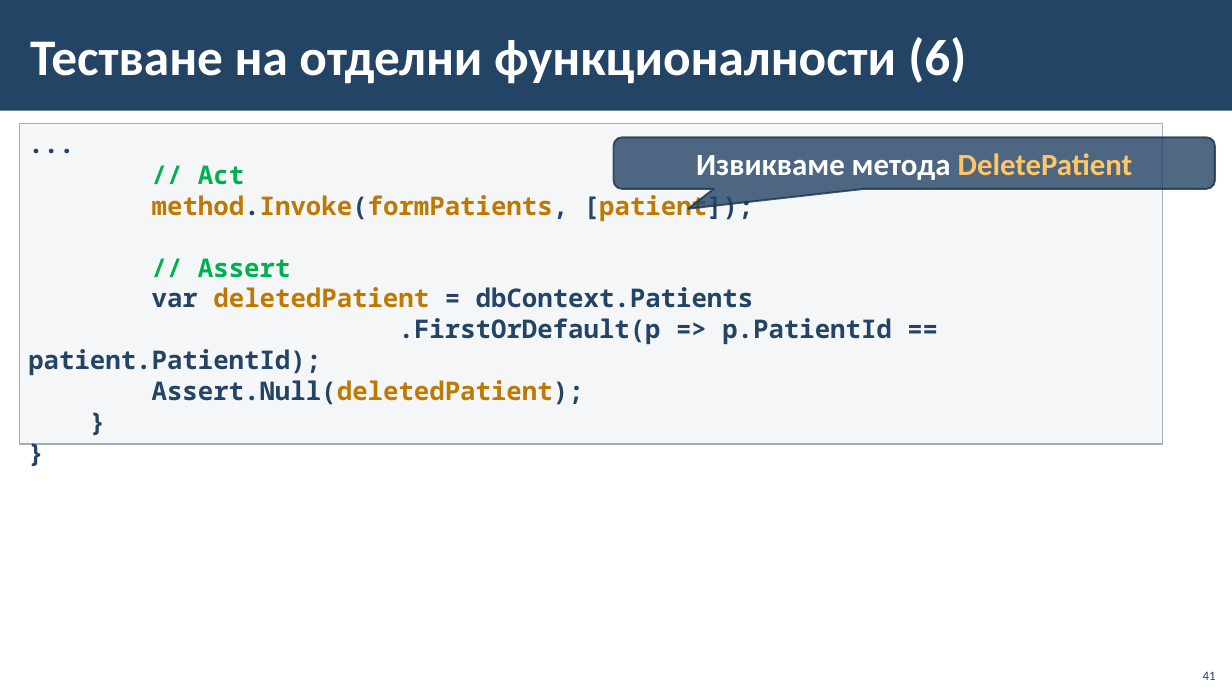
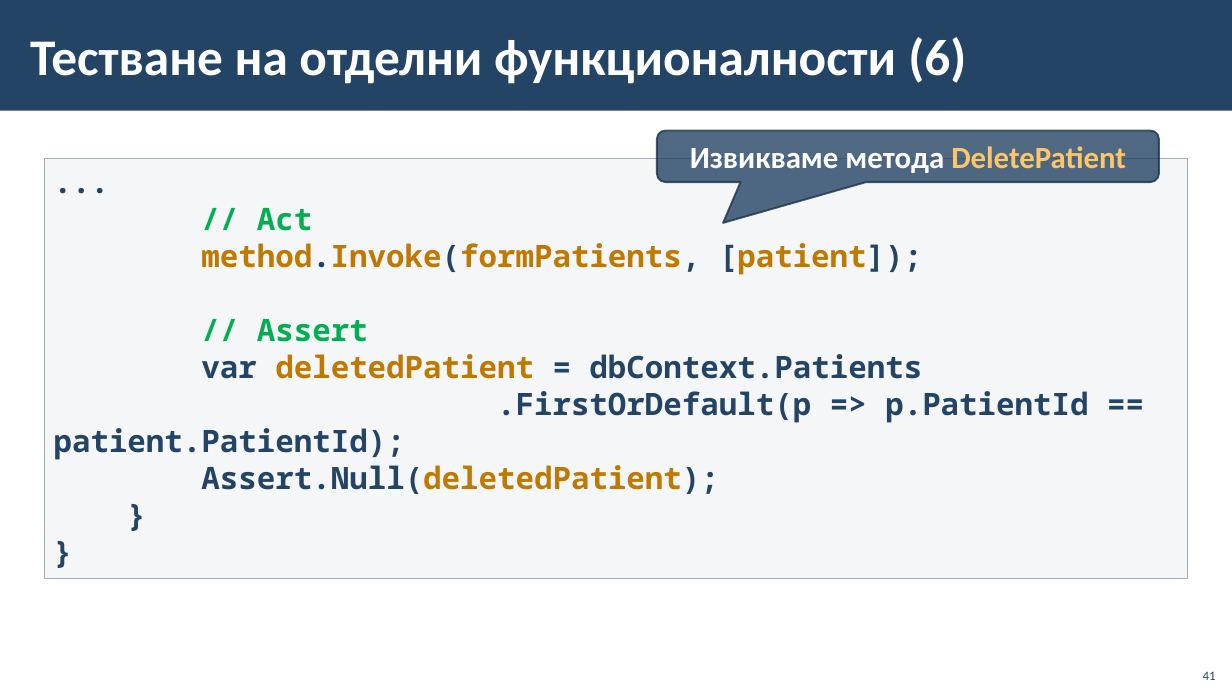
Before and after one commit to BG-IT-Edu/School-Programming, a slide deck: slide 41 of Courses/Software-Sciences/Module-4-Information-Systems-New/13-Information-System-Testing/13-Information-System-Testing.pptx. Drawn at 1232x693 pixels with LibreOffice and Linux fonts; fonts in the diff are those of the drawing; background and template pictures are left out. Boxes give left, top, right and bottom in pixels: in the first picture for what was removed or moved away, otherwise in the second. Text is boxed around its words. In the diff, an @@ line names an element or a change of style, - is before the commit and + after.

```diff
--- a/Courses/Software-Sciences/Module-4-Information-Systems-New/13-Information-System-Testing/13-Information-System-Testing.pptx
+++ b/Courses/Software-Sciences/Module-4-Information-Systems-New/13-Information-System-Testing/13-Information-System-Testing.pptx
@@ rounded speech box "Извикваме метода DeletePatient": place and size @@
-rounded speech box "Извикваме метода DeletePatient" at bbox=[614, 138, 1215, 189]
+rounded speech box "Извикваме метода DeletePatient" at bbox=[657, 130, 1159, 182]
@@ rounded speech box "Извикваме метода DeletePatient" at bbox=[657, 130, 1159, 182]: proportions changed @@
@@ rectangle "...": place and size @@
-rectangle "..." at bbox=[19, 124, 1163, 445]
+rectangle "..." at bbox=[44, 159, 1188, 579]
@@ rectangle "..." at bbox=[44, 159, 1188, 579]: size 20 to 24 pt @@
```
Also in this commit, not shown: 8 other slides changed.
